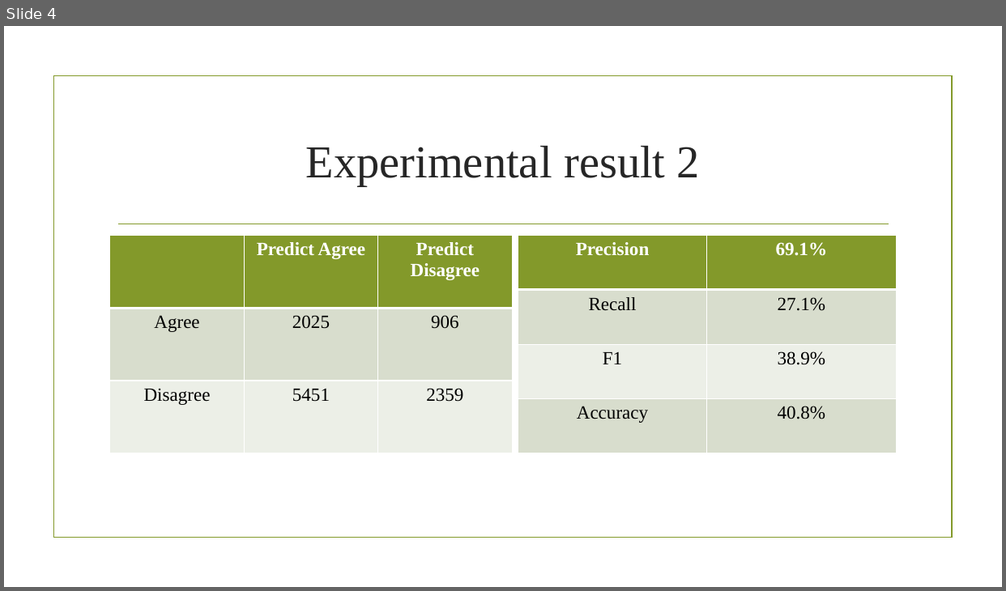
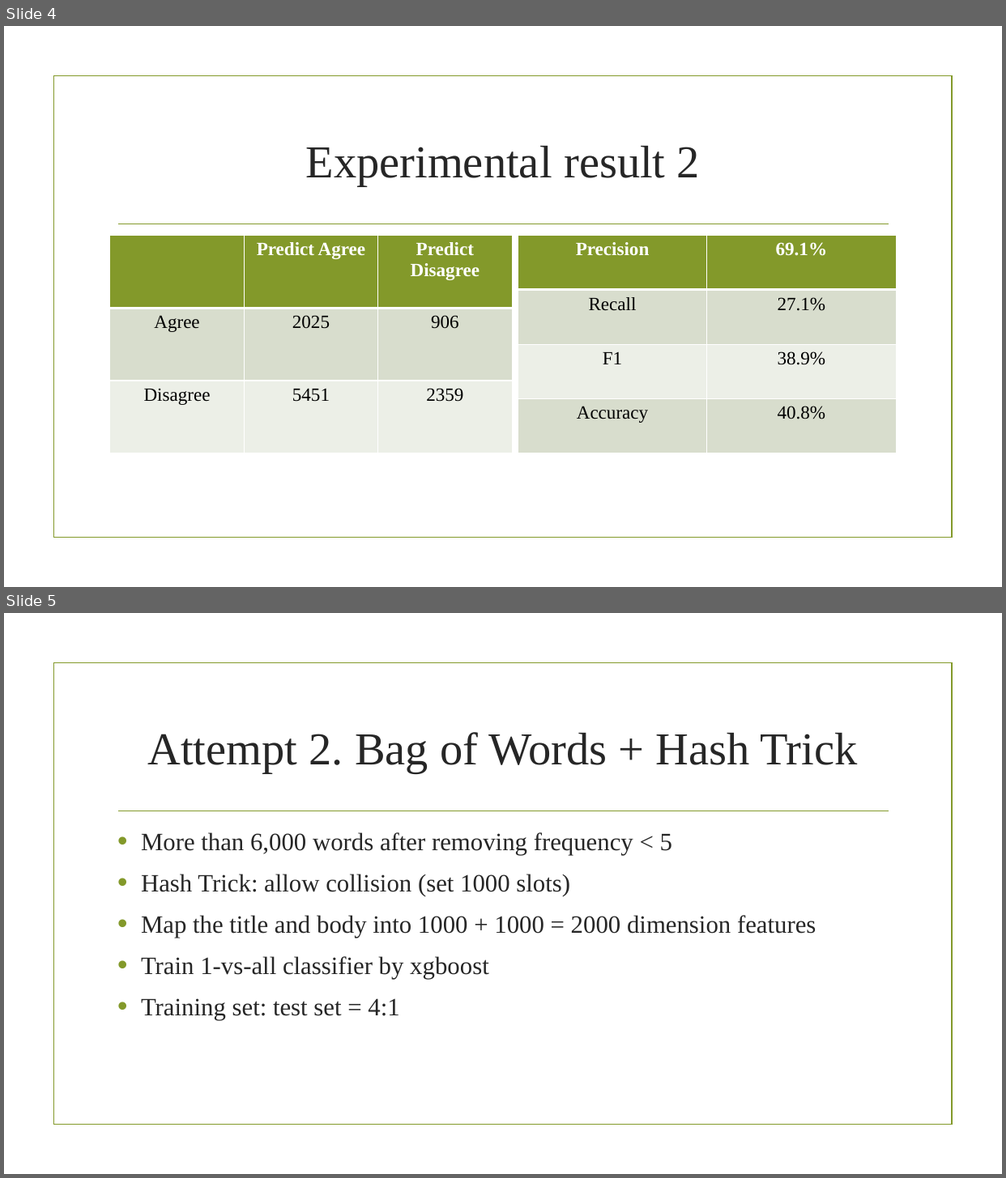
Before and after one commit to haomingchan0811/Fake-News-Challenge, a slide deck: Weekly Report (Feb. 28).pptx. Shown one above the other, each under a label of ours: slide 4 before the commit, slides 4 and 5 after it. The pictures are 1006x591 and 1006x1178 pixels, drawn with LibreOffice and Linux fonts; fonts in the diff are those of the drawing; background and template pictures are left out. Boxes give left, top, right and bottom in pixels: in the first picture for what was removed or moved away, otherwise in the second. Text is boxed around its words. In the diff, an @@ line names an element or a change of style, - is before the commit and + after.

```diff
--- a/Weekly Report (Feb. 28).pptx
+++ b/Weekly Report (Feb. 28).pptx
@@ slide 5 added at (x1=4, y1=613, x2=1002, y2=1174), background picture (left out); not listed: 2 template elements that a slide beside it also shows @@
@@ title added at (x1=147, y1=732, x2=857, y2=773), 44 pt, text #262626 @@
+Attempt 2. Bag of Words + Hash Trick
@@ text added at (x1=141, y1=833, x2=816, y2=1020), 24 pt, text #262626 @@
+• More than 6,000 words after removing frequency < 5
+• Hash Trick: allow collision (set 1000 slots)
+• Map the title and body into 1000 + 1000 = 2000 dimension features
+• Train 1-vs-all classifier by xgboost
+• Training set: test set = 4:1
```
Also in this commit, not shown: 4 other slides added.
